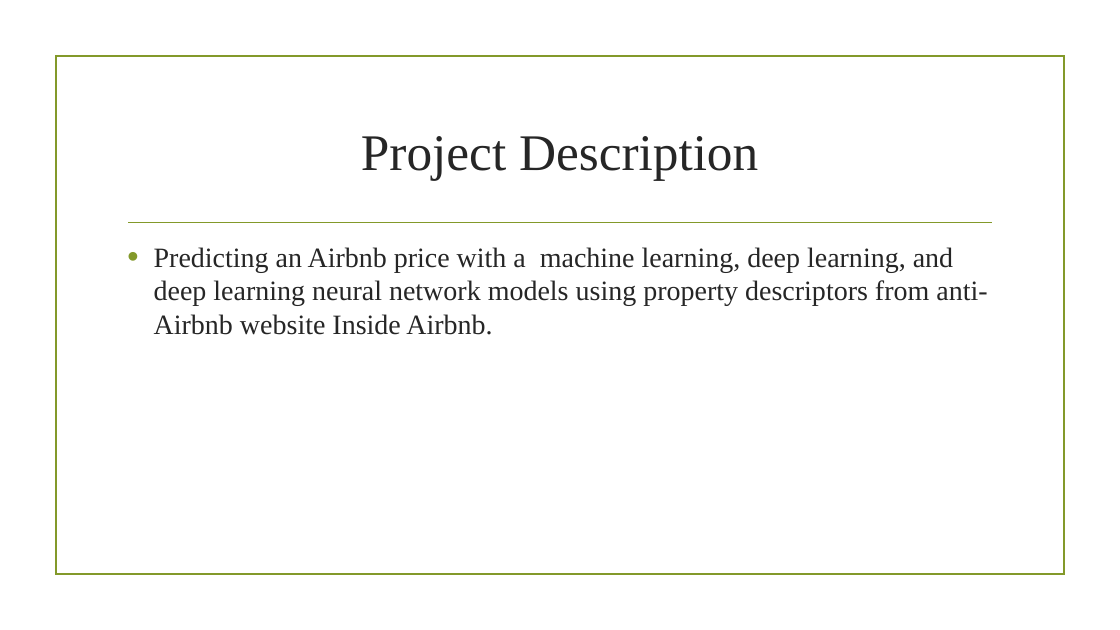
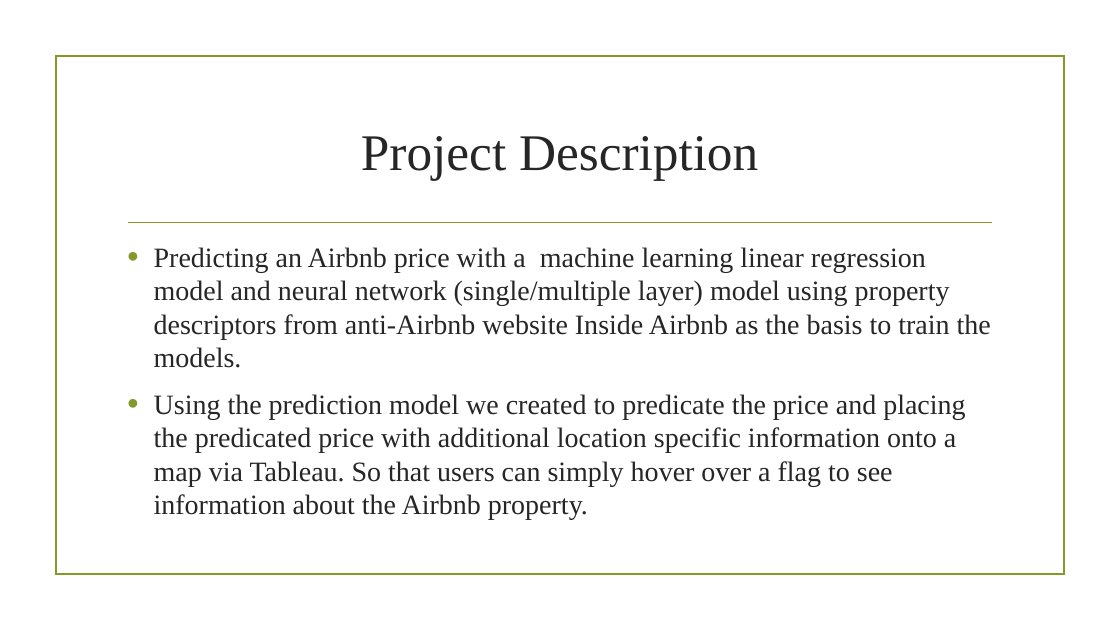
Before and after one commit to zhr47/Final_Project, a slide deck: slide 2 of Presentation1.pptx. Drawn at 1120x630 pixels with LibreOffice and Linux fonts; fonts in the diff are those of the drawing; background and template pictures are left out. Boxes give left, top, right and bottom in pixels: in the first picture for what was removed or moved away, otherwise in the second. Text is boxed around its words. In the diff, an @@ line names an element or a change of style, - is before the commit and + after.

```diff
--- a/Presentation1.pptx
+++ b/Presentation1.pptx
@@ text at (154, 247, 991, 520): text changed @@
-• Predicting an Airbnb price with a machine learning, deep learning, and deep learning neural network models using property descriptors from anti-Airbnb website Inside Airbnb.
+• Predicting an Airbnb price with a machine learning linear regression model and neural network (single/multiple layer) model using property descriptors from anti-Airbnb website Inside Airbnb as the basis to train the models.
+• Using the prediction model we created to predicate the price and placing the predicated price with additional location specific information onto a map via Tableau. So that users can simply hover over a flag to see information about the Airbnb property.
```
Also in this commit, not shown: 1 other file.
